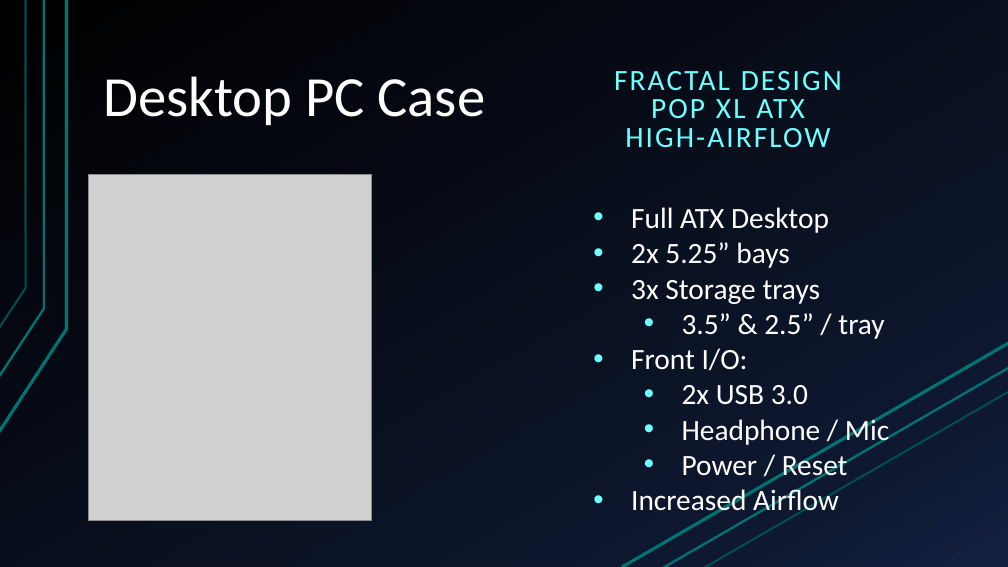
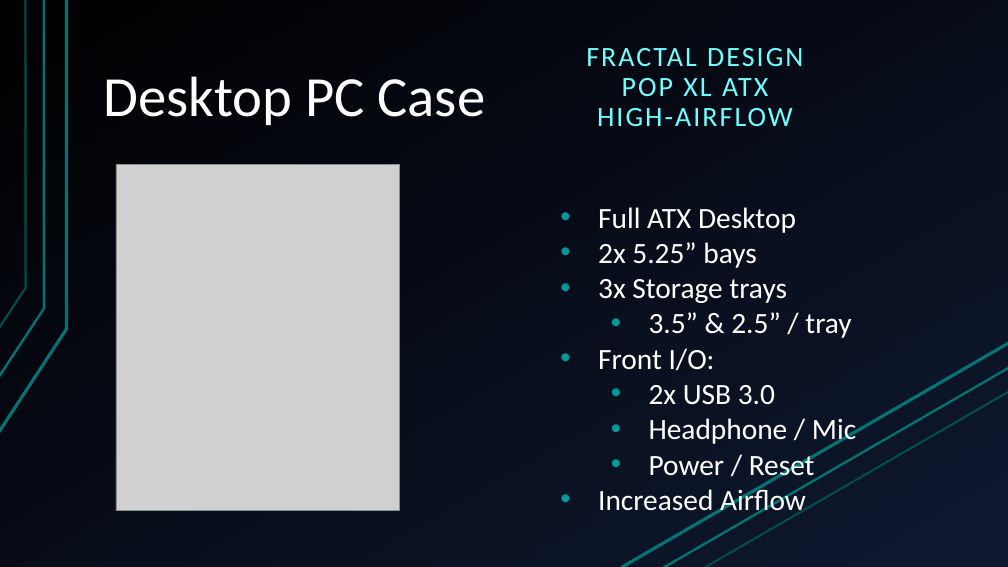
Before and after one commit to Ploppa-Smurph/ctec112_IT_HardwareSupport, a slide deck: slide 5 of buildPC.pptx. Drawn at 1008x567 pixels with LibreOffice and Linux fonts; fonts in the diff are those of the drawing; grey boxes stand for pictures. Boxes give left, top, right and bottom in pixels: in the first picture for what was removed or moved away, otherwise in the second. Text is boxed around its words. In the diff, an @@ line names an element or a change of style, - is before the commit and + after.

```diff
--- a/buildPC.pptx
+++ b/buildPC.pptx
@@ background gradient #000000 to #0F1931 to #142242 to gradient #000000 to #0E1830 @@
@@ text "FRACTAL DESIGN" moved from (x1=614, y1=71, x2=842, y2=148) to (x1=586, y1=48, x2=803, y2=126) @@
@@ text "FRACTAL DESIGN" at (x1=586, y1=48, x2=803, y2=126): size 28 to 26.6 pt; indent changed; line spacing 0.8 to 0.9; more space between paragraphs @@
@@ picture moved from (x1=88, y1=174, x2=371, y2=520) to (x1=116, y1=165, x2=399, y2=511) @@
@@ text "Full ATX Desktop" moved from (x1=631, y1=207, x2=889, y2=518) to (x1=598, y1=207, x2=856, y2=517) @@
@@ text "Full ATX Desktop" at (x1=598, y1=207, x2=856, y2=517): bullet colour #70FFFF to #009999 @@
@@ line (704, 567) - (1008, 392): stroke #007373 2 pt to #004D4D 2 pt @@
```
Also in this commit, not shown: 15 other slides changed.
